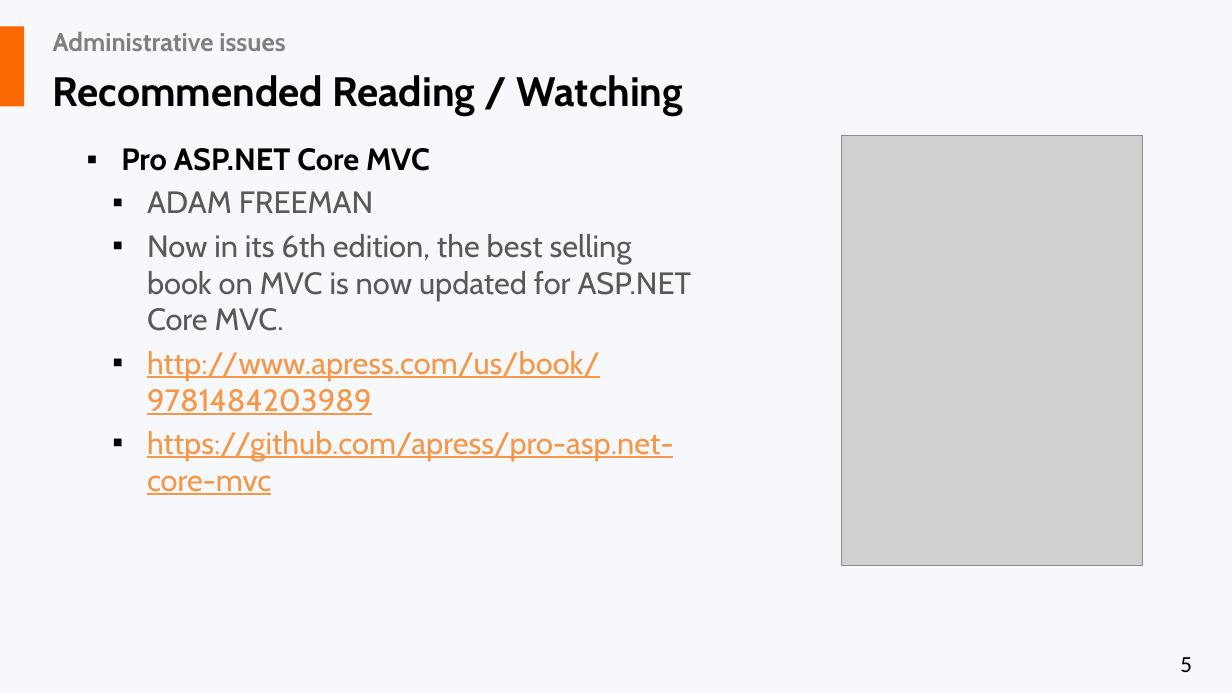
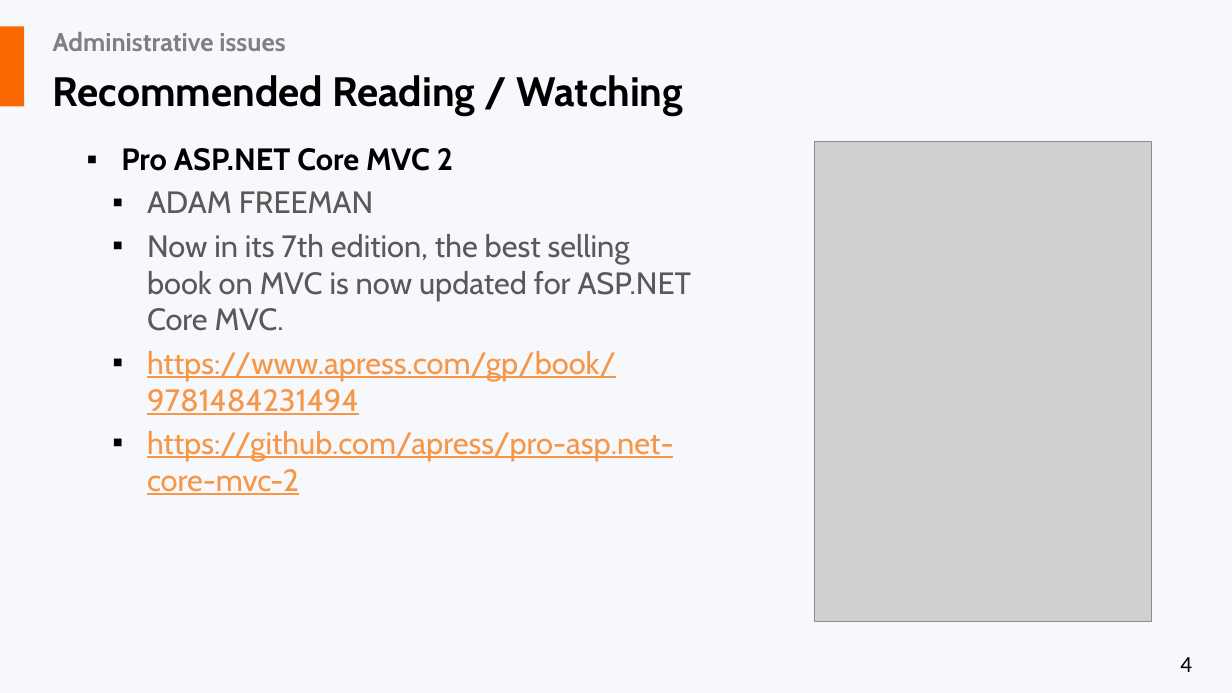
Before and after one commit to liviucotfas/ase-web-and-cloud-applications-security, a slide deck: slide 4 of Presentation ASPNET MVC Core - Part II.pptx (slide 5 before the commit). Drawn at 1232x693 pixels with LibreOffice and Linux fonts; fonts in the diff are those of the drawing; grey boxes stand for pictures. Boxes give left, top, right and bottom in pixels: in the first picture for what was removed or moved away, otherwise in the second. Text is boxed around its words. In the diff, an @@ line names an element or a change of style, - is before the commit and + after.

```diff
--- a/Presentation ASPNET MVC Core - Part II.pptx
+++ b/Presentation ASPNET MVC Core - Part II.pptx
@@ text at bbox=[121, 148, 453, 171]: text changed @@
-▪ Pro ASP.NET Core MVC
+▪ Pro ASP.NET Core MVC 2
@@ picture: place and size @@
-picture at bbox=[842, 136, 1142, 566]
+picture at bbox=[815, 141, 1153, 622]
@@ text at bbox=[147, 234, 692, 495]: text changed @@
-  ▪ Now in its 6th edition, the best selling book on MVC is now updated for ASP.NET Core MVC.
-  ▪ http://www.apress.com/us/book/9781484203989
-  ▪ https://github.com/apress/pro-asp.net-core-mvc
+  ▪ Now in its 7th edition, the best selling book on MVC is now updated for ASP.NET Core MVC.
+  ▪ https://www.apress.com/gp/book/9781484231494
+  ▪ https://github.com/apress/pro-asp.net-core-mvc-2
@@ page number at bbox=[1180, 657, 1192, 672]: text changed @@
-5
+4
```
Also in this commit, not shown: 3 other slides changed, 5 other files.
